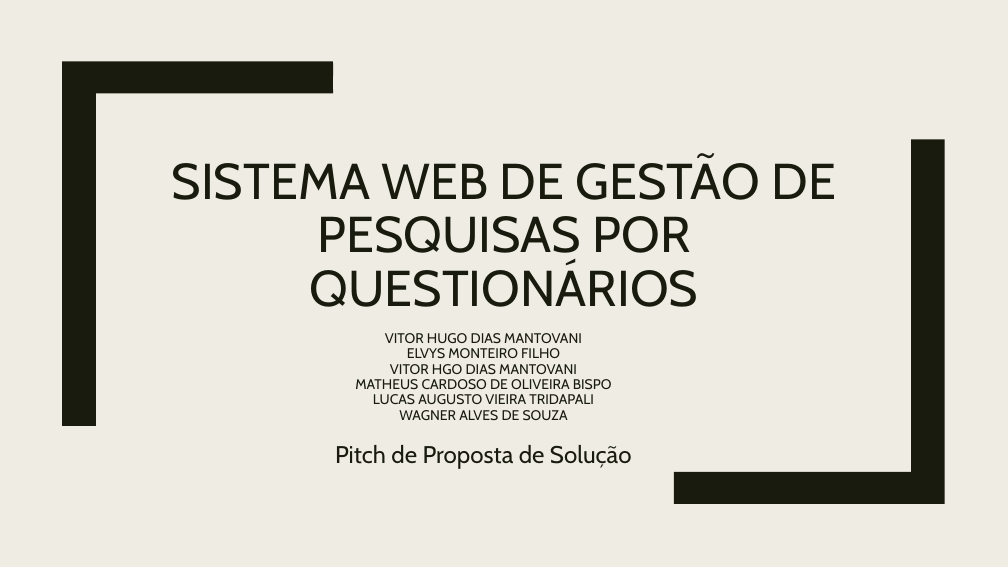
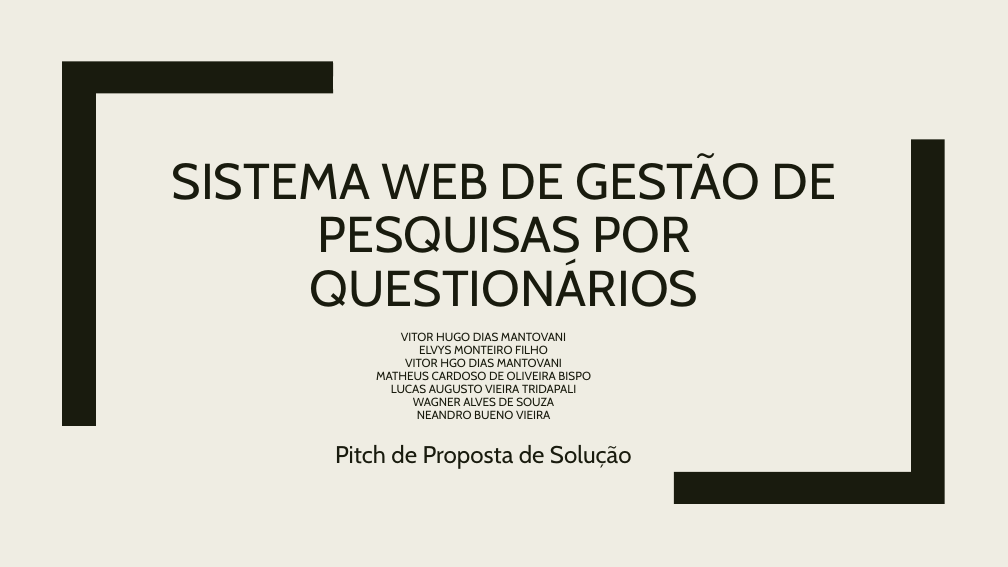
Before and after one commit to Salieri-hi/FATECLINS, a slide deck: slide 1 of 1 SEMESTRE/Projeto Integrador/Pitch.pptx. Drawn at 1008x567 pixels with LibreOffice and Linux fonts; fonts in the diff are those of the drawing; background and template pictures are left out. Boxes give left, top, right and bottom in pixels: in the first picture for what was removed or moved away, otherwise in the second. Text is boxed around its words. In the diff, an @@ line names an element or a change of style, - is before the commit and + after.

```diff
--- a/1 SEMESTRE/Projeto Integrador/Pitch.pptx
+++ b/1 SEMESTRE/Projeto Integrador/Pitch.pptx
@@ subtitle at (x1=376, y1=332, x2=591, y2=406): size 13.3 to 11.2 pt in "VITOR HUGO DIAS MANTOVANI", "ELVYS MONTEIRO FILHO", "VITOR HGO DIAS MANTOVANI", "MATHEUS CARDOSO DE OLIVEIRA BISPO" and 2 more places @@
@@ subtitle at (x1=417, y1=410, x2=550, y2=419): paragraph added @@
+NEANDRO BUENO VIEIRA
```
Also in this commit, not shown: 1 other file.
